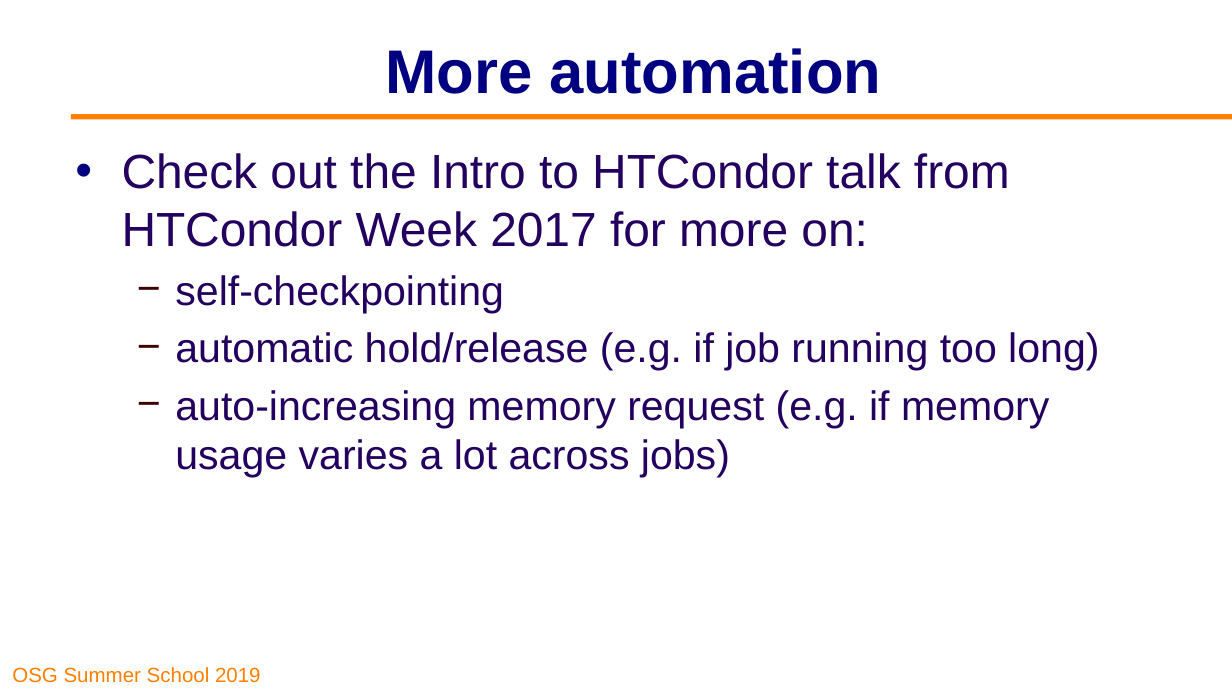
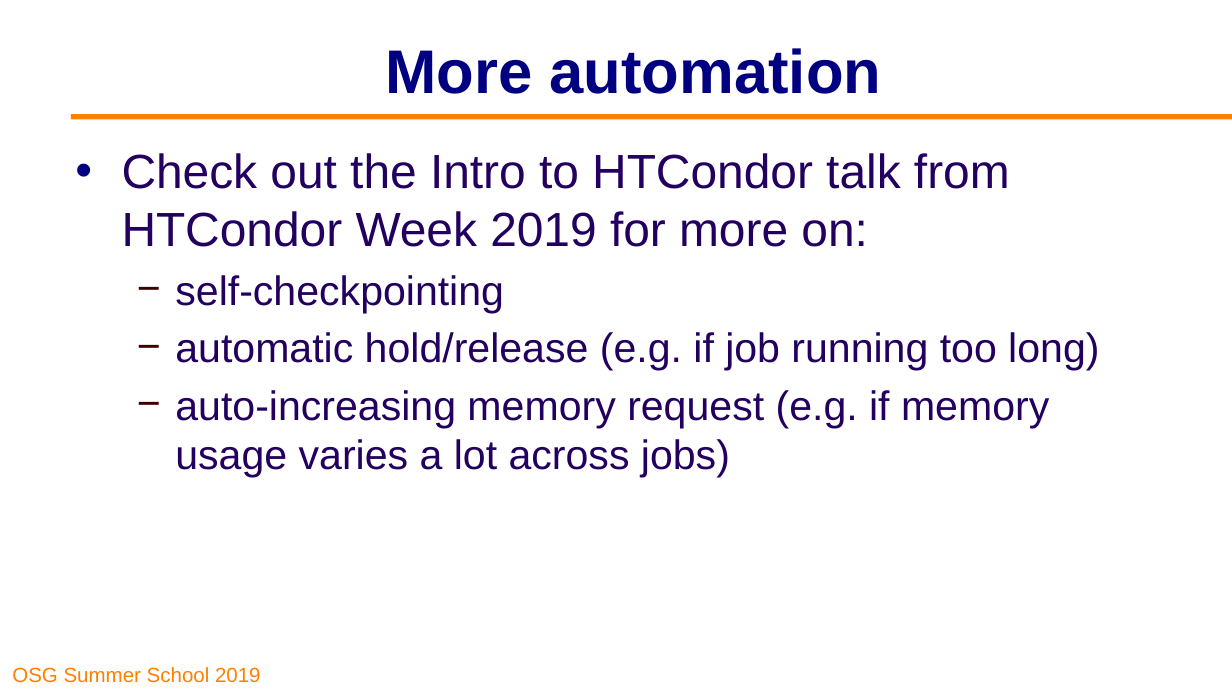
Before and after one commit to opensciencegrid/user-school-2019, a slide deck: slide 27 of docs/materials/day1/files/osgus19-day1-part3-matching-handling.pptx. Drawn at 1232x693 pixels with LibreOffice and Linux fonts; fonts in the diff are those of the drawing; background and template pictures are left out. Boxes give left, top, right and bottom in pixels: in the first picture for what was removed or moved away, otherwise in the second. Text is boxed around its words. In the diff, an @@ line names an element or a change of style, - is before the commit and + after.

```diff
--- a/docs/materials/day1/files/osgus19-day1-part3-matching-handling.pptx
+++ b/docs/materials/day1/files/osgus19-day1-part3-matching-handling.pptx
@@ text at [122, 153, 1010, 247]: text changed @@
-• Check out the Intro to HTCondor talk from HTCondor Week 2017 for more on:
+• Check out the Intro to HTCondor talk from HTCondor Week 2019 for more on:
```
Also in this commit, not shown: 2 other slides changed, 2 other files.
